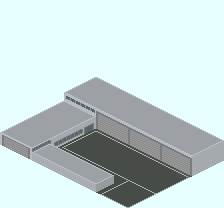
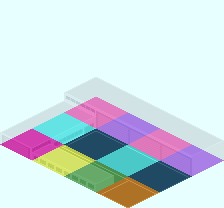
Layer changes from the first 224 x 208 image to the second:
showed "Base_Plate_3x4.png", opacity 50% → 70%, painted on it over [0, 77, 224, 208]
painted on "TSF_Factory_Main_Unit_2nd.png" over [34, 156, 94, 189]
